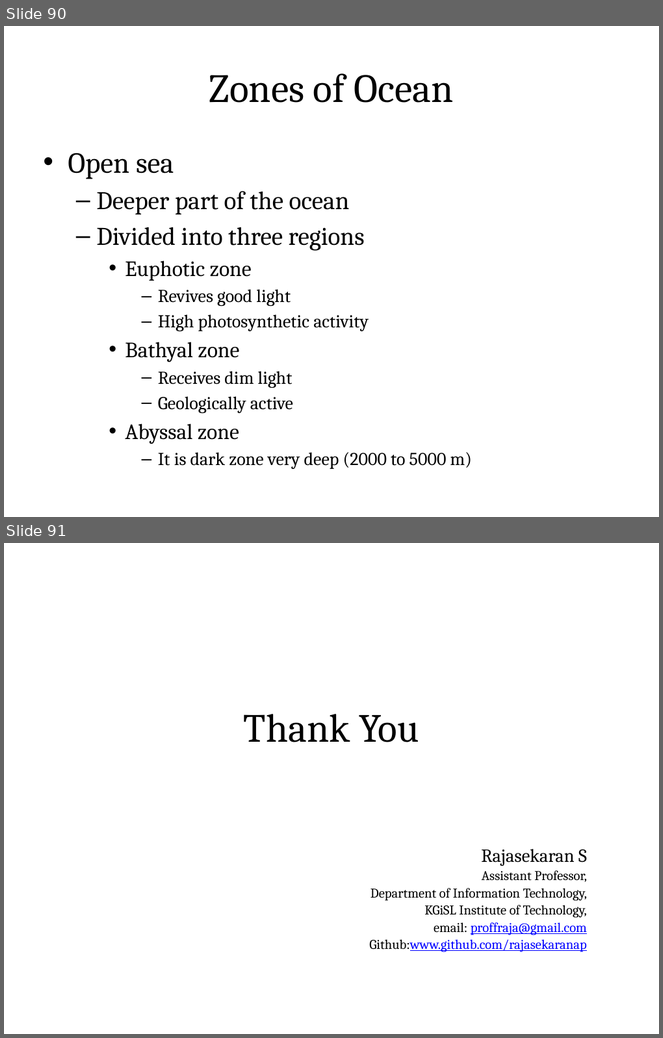
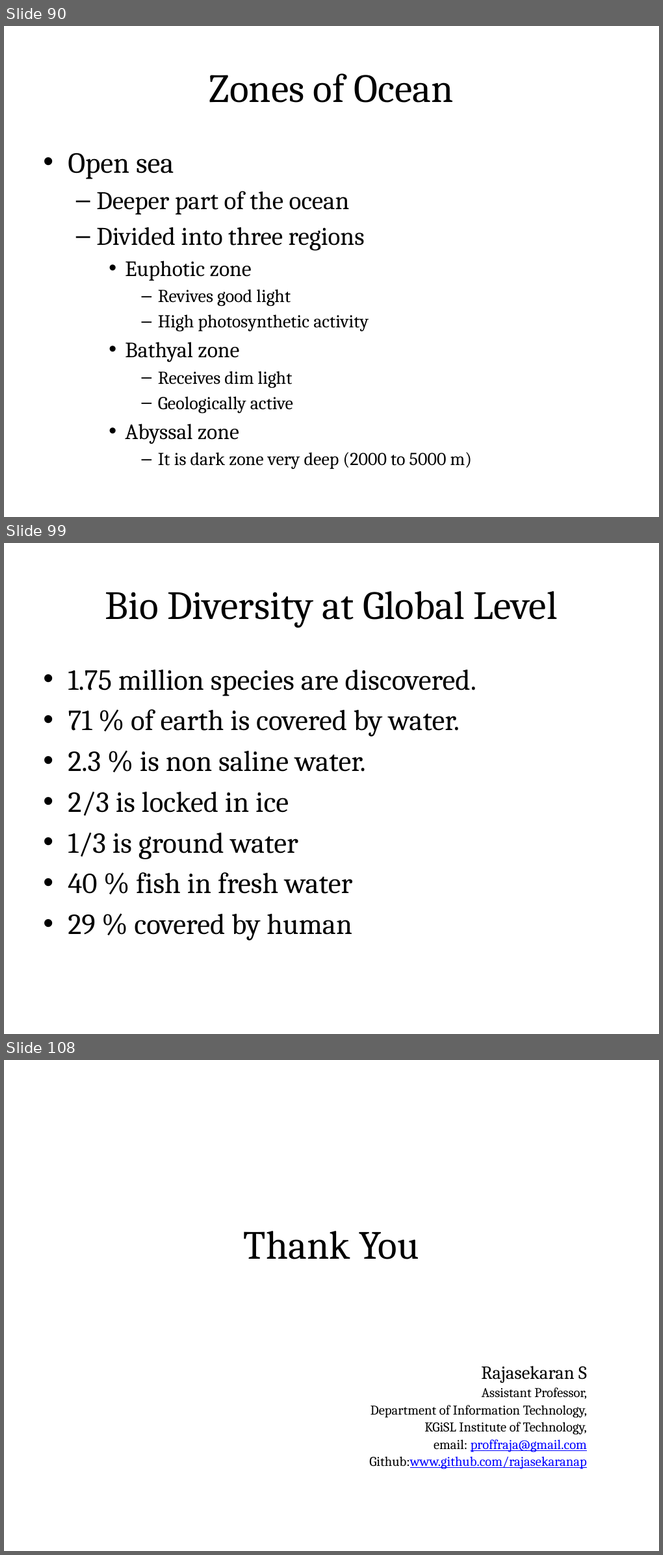
Before and after one commit to rajasekaran36/GE8291-Environmental-Science-and-Engineering, a slide deck: Slides/GE8291-U1.pptx. Shown one above the other, each under a label of ours: slides 90 and 91 before the commit, slides 90, 99 and 108 after it; the slides between them are not shown. The pictures are 663x1038 and 663x1555 pixels, drawn with LibreOffice and Linux fonts; fonts in the diff are those of the drawing. Boxes give left, top, right and bottom in pixels: in the first picture for what was removed or moved away, otherwise in the second. Text is boxed around its words. In the diff, an @@ line names an element or a change of style, - is before the commit and + after.

```diff
--- a/Slides/GE8291-U1.pptx
+++ b/Slides/GE8291-U1.pptx
@@ slide 99 added at [4, 543, 659, 1034], background #FFFFFF @@
@@ title added at [36, 563, 627, 644], fill gradient #DAFDA7 to #E4FCC2 to #F5FFE7, outline #98B955 0.75 pt, 44 pt, text #000000 @@
+Bio Diversity at Global Level
@@ text added at [68, 670, 477, 941], 32 pt, text #000000 @@
+• 1.75 million species are discovered.
+• 71 % of earth is covered by water.
+• 2.3 % is non saline water.
+• 2/3 is locked in ice
+• 1/3 is ground water
+• 40 % fish in fresh water
+• 29 % covered by human
@@ what was slide 91 is now slide 108 @@
```
Also in this commit, not shown: 16 other slides added, 1 other file.
